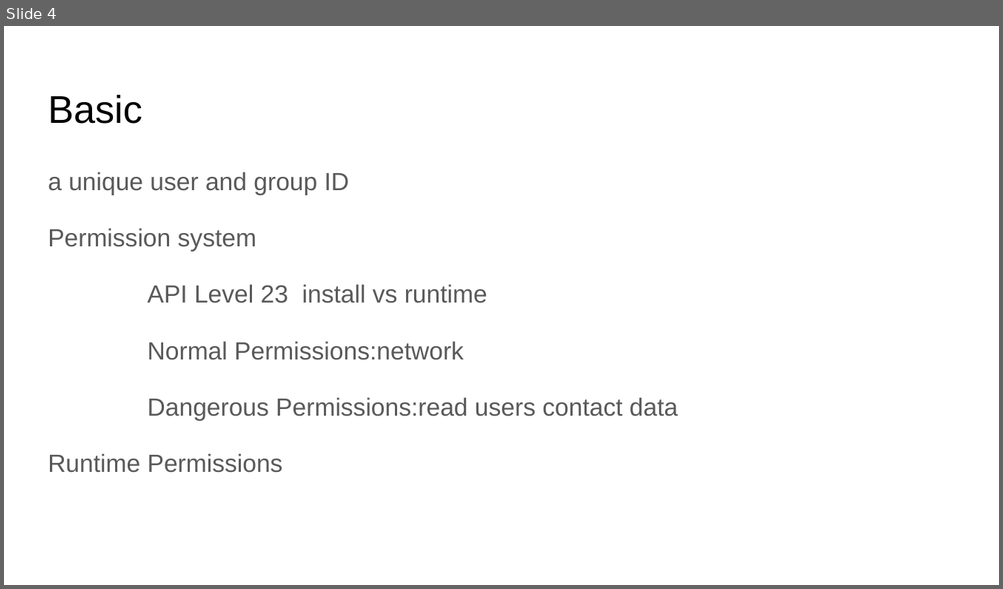
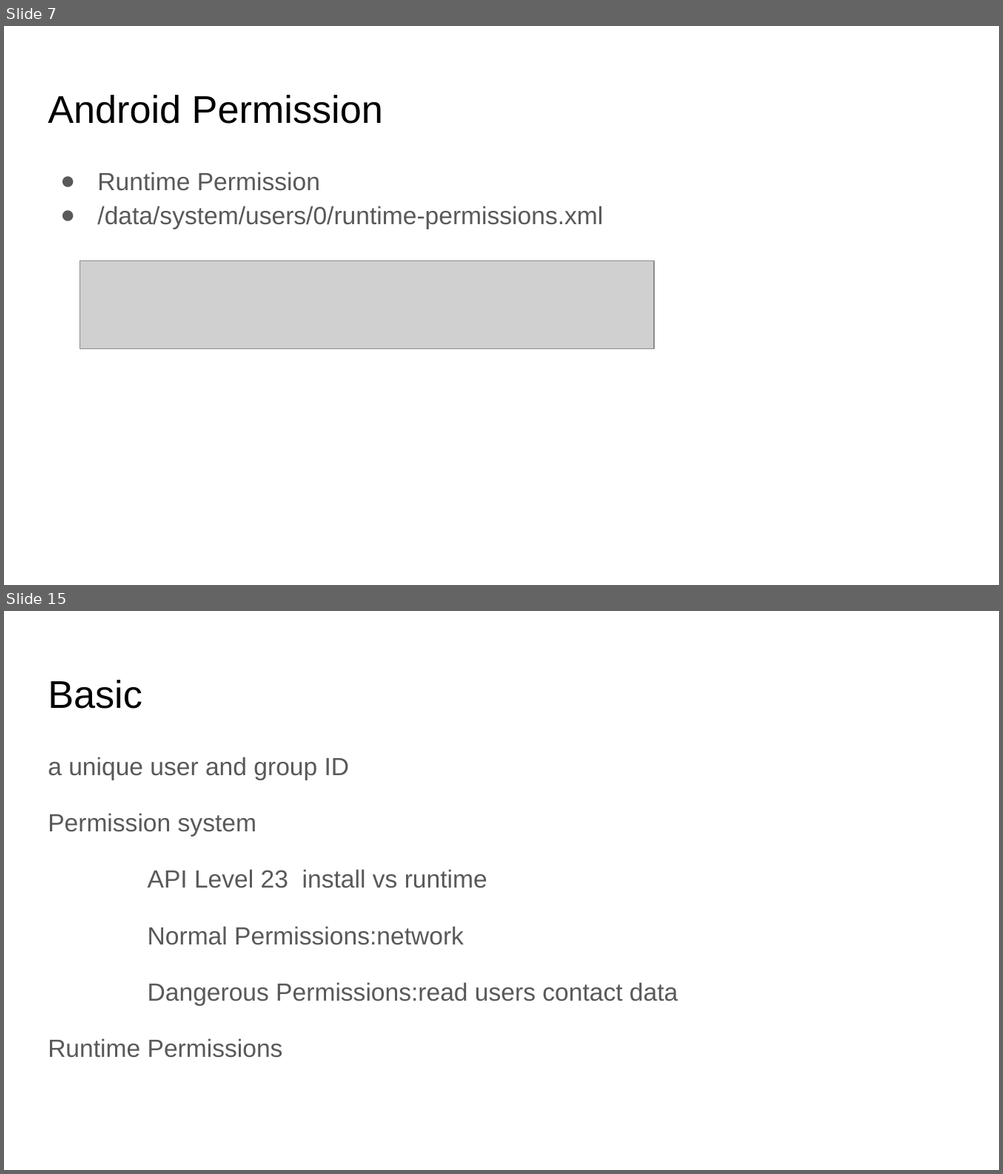
Before and after one commit to martinkro/android-studio-samples, a slide deck: docs/Android Permission.pptx. Shown one above the other, each under a label of ours: slide 4 before the commit, slides 7 and 15 after it; the slides between them are not shown. The pictures are 1003x589 and 1003x1174 pixels, drawn with LibreOffice and Linux fonts; fonts in the diff are those of the drawing; grey boxes stand for pictures. Boxes give left, top, right and bottom in pixels: in the first picture for what was removed or moved away, otherwise in the second. Text is boxed around its words. In the diff, an @@ line names an element or a change of style, - is before the commit and + after.

```diff
--- a/docs/Android Permission.pptx
+++ b/docs/Android Permission.pptx
@@ slide 7 added at (x1=4, y1=26, x2=999, y2=585), background #FFFFFF @@
@@ title added at (x1=48, y1=95, x2=383, y2=124), 28 pt, text #000000 @@
+Android Permission
@@ text added at (x1=97, y1=172, x2=603, y2=229), 18 pt, text #595959 @@
+● Runtime Permission
+● /data/system/users/0/runtime-permissions.xml
@@ picture added at (x1=79, y1=261, x2=654, y2=349) @@
@@ what was slide 4 is now slide 15 @@
```
Also in this commit, not shown: 3 slides changed, 10 other slides added, 4 other files.
